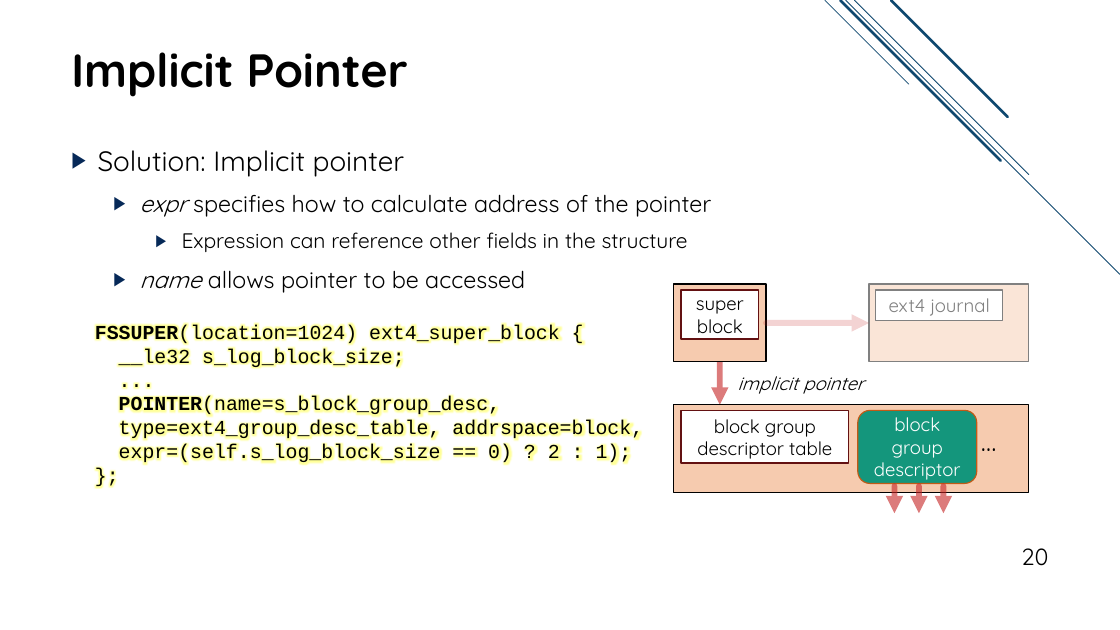
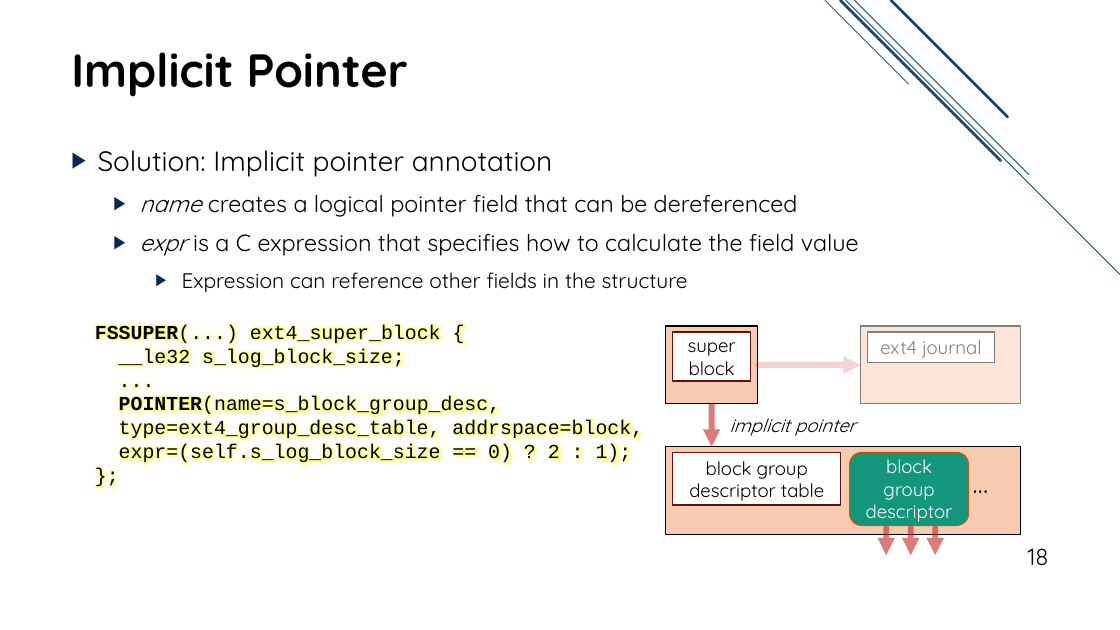
Before and after one commit to jacksun007/spiffy-paper, a slide deck: slide 18 of talk/spiffy_talk.pptx (slide 20 before the commit). Drawn at 1120x630 pixels with LibreOffice and Linux fonts; fonts in the diff are those of the drawing. Boxes give left, top, right and bottom in pixels: in the first picture for what was removed or moved away, otherwise in the second. Text is boxed around its words. In the diff, an @@ line names an element or a change of style, - is before the commit and + after.

```diff
--- a/talk/spiffy_talk.pptx
+++ b/talk/spiffy_talk.pptx
@@ text at <box>98,150,859,256</box>: text changed @@
-▶ Solution: Implicit pointer
-  ▶ expr specifies how to calculate address of the pointer
+▶ Solution: Implicit pointer annotation
+  ▶ name creates a logical pointer field that can be dereferenced
+  ▶ expr is a C expression that specifies how to calculate the field value
@@ text at <box>140,270,525,293</box>: paragraph removed @@
-  ▶ name allows pointer to be accessed
@@ text at <box>95,325,441,345</box>: text changed @@
-FSSUPER(location=1024) ext4_super_block {
+FSSUPER(...) ext4_super_block {
@@ rectangle "ext4 journal": place and size @@
-rectangle "ext4 journal" at <box>875,290,1003,320</box>
+rectangle "ext4 journal" at <box>868,332,996,362</box>
@@ text "implicit pointer": place and size @@
-text "implicit pointer" at <box>738,376,864,394</box>
+text "implicit pointer" at <box>730,418,856,436</box>
@@ 5 rectangles, 5 arrows, 1 rounded rectangle, 1 text: place and size @@
-5 rectangles, 5 arrows, 1 rounded rectangle, 1 text at <box>674,284,1029,513</box>
+5 rectangles, 5 arrows, 1 rounded rectangle, 1 text at <box>665,326,1021,555</box>
@@ page number at <box>1028,548,1049,565</box>: text changed @@
-20
+18
```
Also in this commit, not shown: 24 other slides changed, 3 slides added, 2 slides removed.
